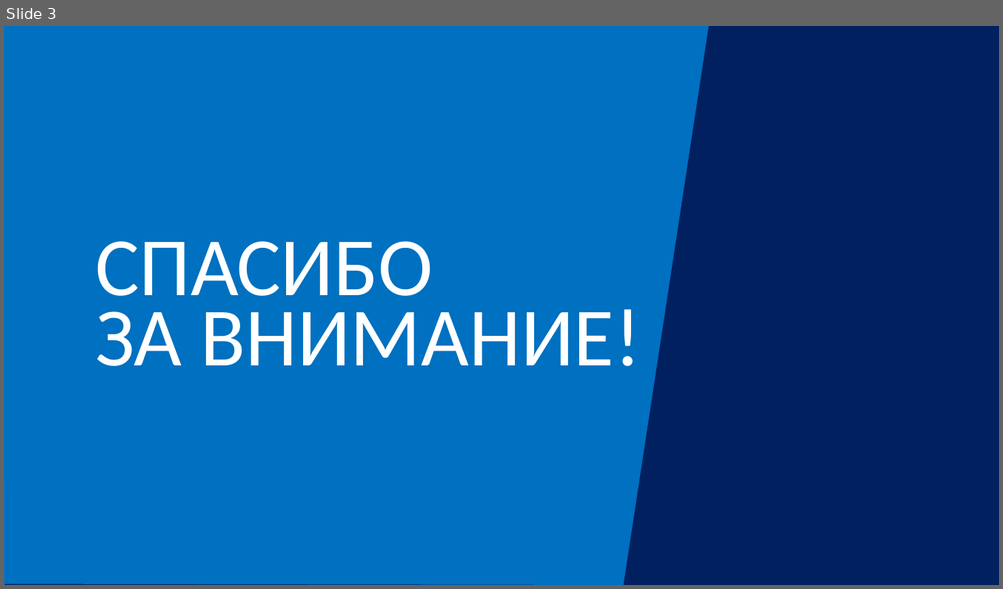
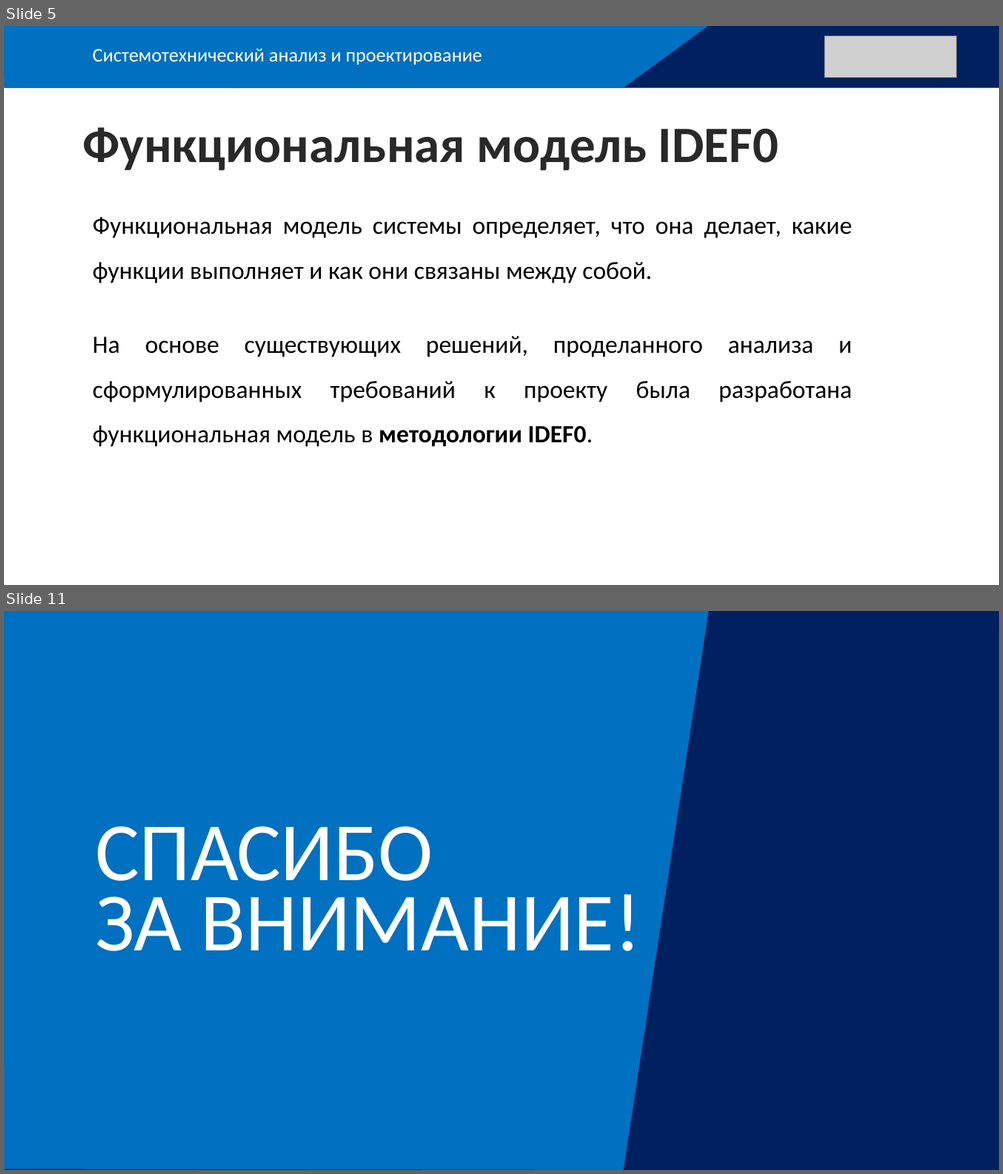
Before and after one commit to kostasmov/SevSU, a slide deck: 8 семестр/ПпЦП/Итоговая презентация.pptx. Shown one above the other, each under a label of ours: slide 3 before the commit, slides 5 and 11 after it; the slides between them are not shown. The pictures are 1003x589 and 1003x1174 pixels, drawn with LibreOffice and Linux fonts; fonts in the diff are those of the drawing; grey boxes stand for pictures. Boxes give left, top, right and bottom in pixels: in the first picture for what was removed or moved away, otherwise in the second. Text is boxed around its words. In the diff, an @@ line names an element or a change of style, - is before the commit and + after.

```diff
--- a/8 семестр/ПпЦП/Итоговая презентация.pptx
+++ b/8 семестр/ПпЦП/Итоговая презентация.pptx
@@ slide 5 added at [4, 26, 999, 585], background #FFFFFF @@
@@ rectangle added at [4, 26, 999, 87], fill #002060 @@
@@ freeform shape added at [4, 26, 708, 87], fill #0070C0 @@
@@ picture added at [825, 36, 956, 78] @@
@@ text added at [93, 48, 482, 65], 14 pt, text #FFFFFF @@
+Системотехнический анализ и проектирование
@@ title added at [83, 127, 778, 170], 37 pt, text #292929, bold @@
+Функциональная модель IDEF0
@@ text added at [93, 217, 852, 447], 18 pt, text #000000 @@
+Функциональная модель системы определяет, что она делает, какие функции выполняет и как они связаны между собой.
+На основе существующих решений, проделанного анализа и сформулированных требований к проекту была разработана функциональная модель в методологии IDEF0.
@@ what was slide 3 is now slide 11 @@
```
Also in this commit, not shown: 1 slide changed, 8 other slides added, 1 slide removed, 31 other files.
